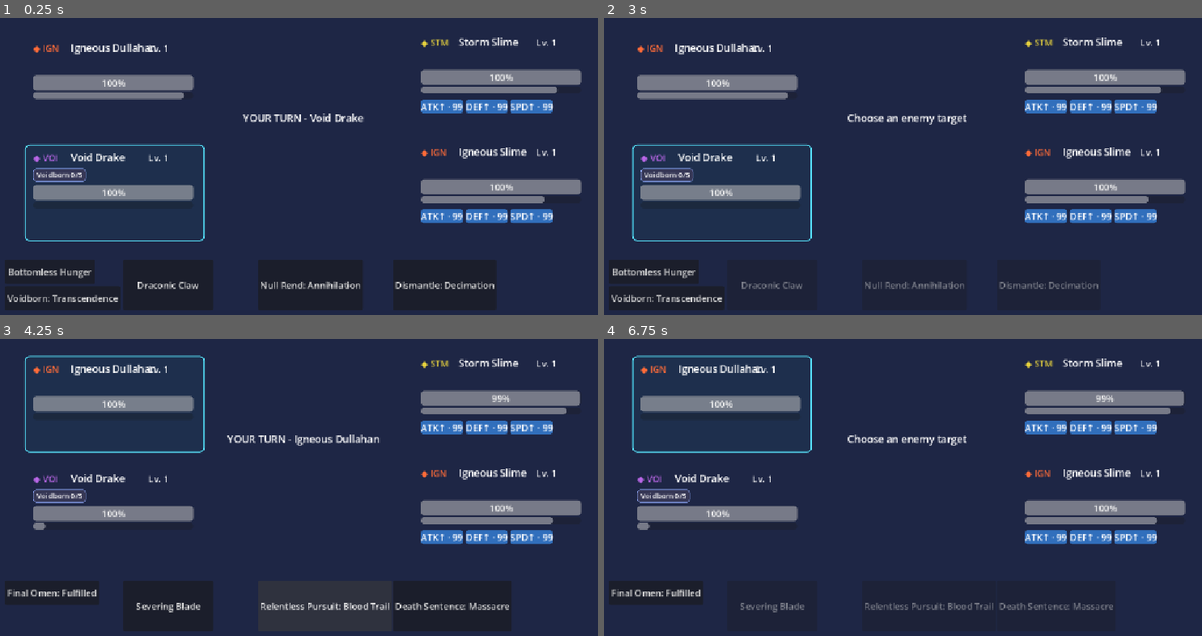
Above: before the commit, frames 1-4 (two rows, left to right).
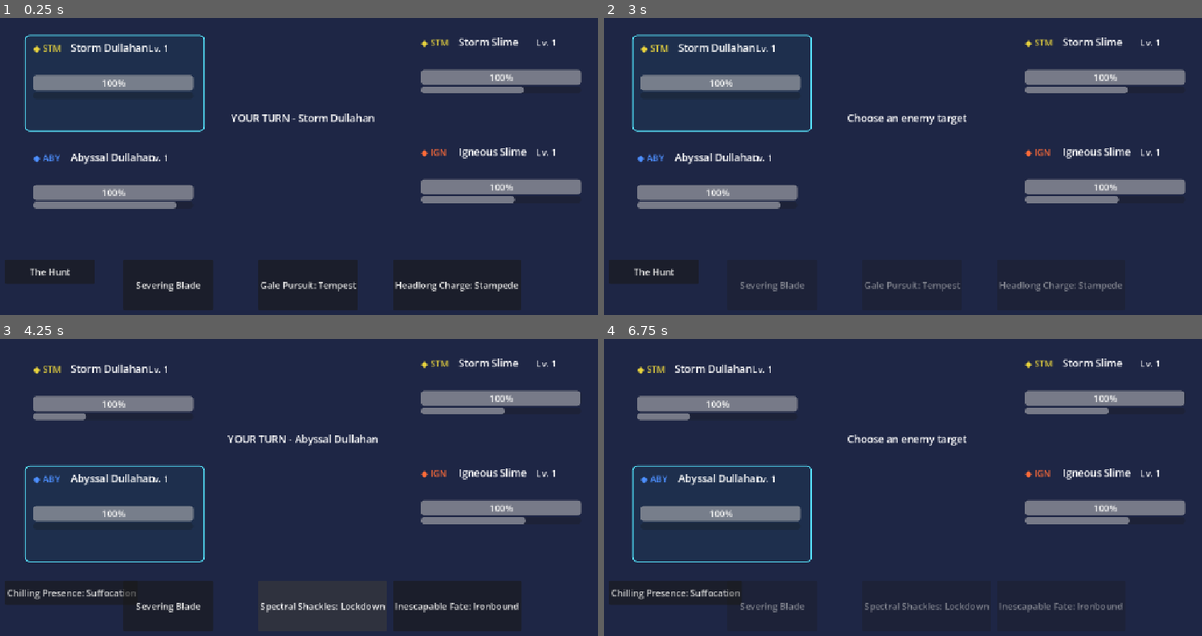
Above: after the commit, the same moments.

Repository: Akharyuu/monster-rpg
Game: Godot game, scene res://scenes/battle/battle_screen.tscn
Two runs of this game, one before a commit and one after it. Both use one fixed random seed, a clock stepped at 60 frames per second and the inputs below.
Inputs (mouse positions are in pixels of both pictures, inside the frame that each line leads up to):
- Up to frame 1 (0.25 s): no input
- Up to frame 2 (3 s): click "Bottomless Hunger" (after the commit: "The Hunt") at 0.5 s; click (663, 297) at 1.25 s, where only the run before the commit has a clickable "Voidborn: Transcendence"; click "Draconic Claw" (after the commit: "Severing Blade") at 2 s; click (1106, 77) at 2.77 s
- Up to frame 3 (4.25 s): click "Null Rend: Annihilation" (after the commit: "Gale Pursuit: Tempest") at 3.5 s
- Up to frame 4 (6.75 s): click "Final Omen: Fulfilled" (after the commit: "Chilling Presence: Suffocation") at 4.25 s; click "Relentless Pursuit: Blood Tra…" (after the commit: "Spectral Shackles: Lockdown") at 5 s; click "Death Sentence: Massacre" (after the commit: "Inescapable Fate: Ironbound") at 5.75 s; click (1106, 398) at 6.52 s

The runs differ from the first frame. In frame 1, 9.1% of the frame differs, in the area x 0-94%, y 5-99%; in frame 2, 8.2%; in frame 3, 6.6%; in frame 4, 6.3%.

Commit message:
Test Abyssal and Storm Dullahan resonances

Diff:
--- a/godot/scenes/battle/battle_screen.gd
+++ b/godot/scenes/battle/battle_screen.gd
@@ -41,11 +41,11 @@
 func _ready() -> void:
     allies = [
         PrototypeFactoryScript.create_level_one_monster(
-            "drake_void",
+            "dullahan_abyssal",
             5
         ),
         PrototypeFactoryScript.create_level_one_monster(
-            "dullahan_igneous",
+            "dullahan_storm",
             5
         )
     ]
@@ -64,19 +64,6 @@
     for enemy in enemies:
         enemy.max_health = 100000
         enemy.health = enemy.max_health
-
-        for buff_id in [
-            "attack_up",
-            "defense_up",
-            "speed_up"
-        ]:
-            enemy.apply_status_effect(
-                StatusEffectFactoryScript.create_status_effect(
-                    buff_id,
-                    99,
-                    enemy
-                )
-            )
 
     battle_controller = BattleControllerScript.new()
     battle_controller.setup(
